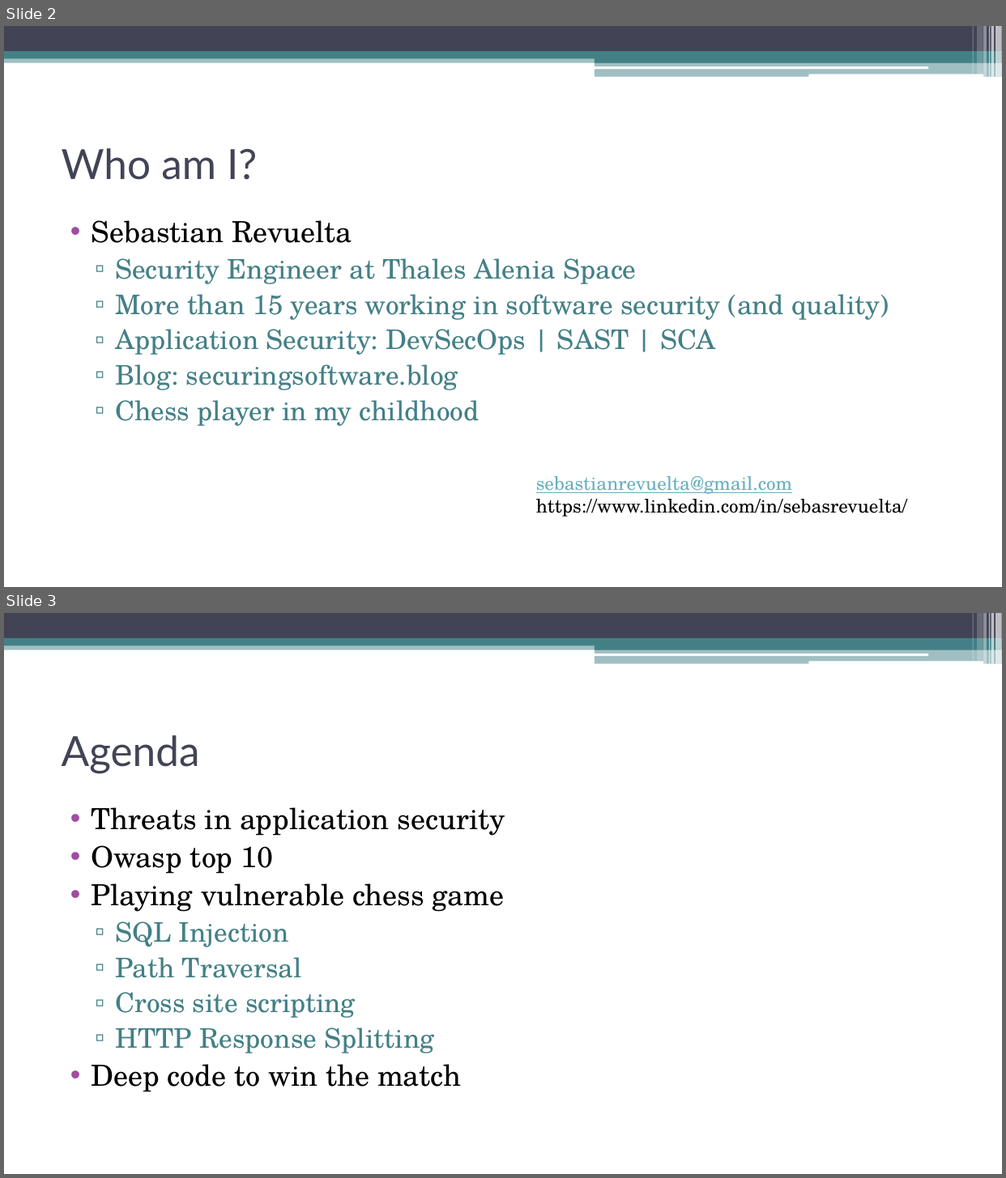
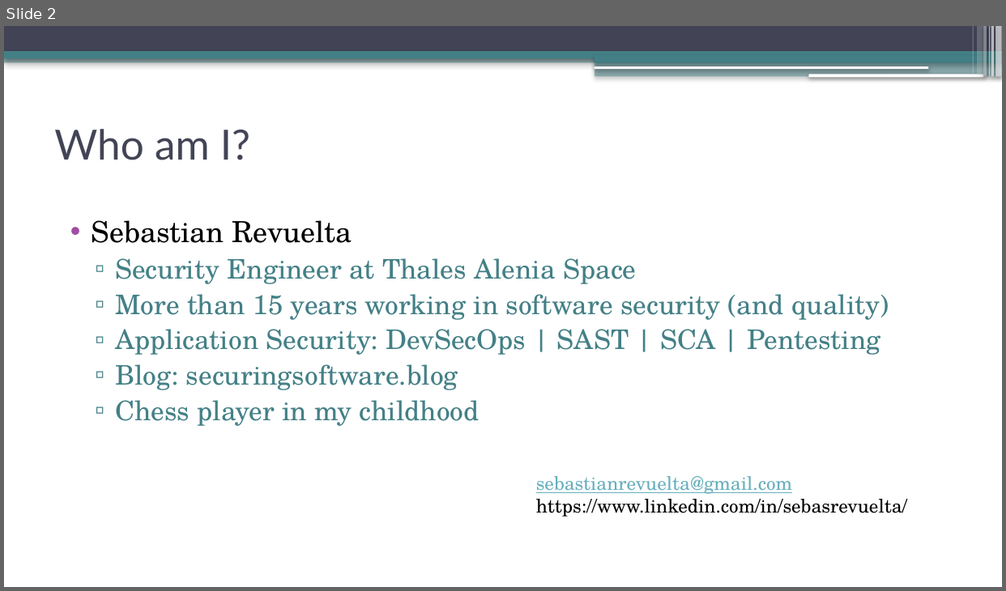
Before and after one commit to sebastianrevuelta/Chess, a slide deck: doc/Check (mate) to the vulnerabilities.pptx. Shown one above the other, each under a label of ours: slides 2 and 3 before the commit, slide 2 after it. The pictures are 1006x1178 and 1006x591 pixels, drawn with LibreOffice and Linux fonts; fonts in the diff are those of the drawing. Boxes give left, top, right and bottom in pixels: in the first picture for what was removed or moved away, otherwise in the second. Text is boxed around its words. In the diff, an @@ line names an element or a change of style, - is before the commit and + after.

```diff
--- a/doc/Check (mate) to the vulnerabilities.pptx
+++ b/doc/Check (mate) to the vulnerabilities.pptx
@@ slide 3 removed at (4,613,1002,1174), background #FFFFFF; not listed: 13 template elements that a slide beside it also shows @@
@@ title removed at (62,735,200,774) @@
-Agenda
@@ text removed at (91,807,505,1093) @@
-• Threats in application security
-• Owasp top 10
-• Playing vulnerable chess game
-  ▫ SQL Injection
-  ▫ Path Traversal
-  ▫ Cross site scripting
-  ▫ HTTP Response Splitting
-• Deep code to win the match
@@ slide 2 changed as well @@
@@ shadow on in 13 elements at (4,56,1002,62), (4,26,1002,51), (4,51,1002,59), (594,55,1002,62), (594,62,1002,77), (594,66,928,69), (809,74,983,77), (996,26,1002,77), (991,26,995,77), (989,26,990,77), (984,26,987,77), (978,26,983,74), (973,26,974,74) @@
@@ text "Who am I?": place and size @@
-text "Who am I?" at (62,148,257,180)
+text "Who am I?" at (54,129,250,160)
@@ text at (115,329,880,355): text changed @@
-  ▫ Application Security: DevSecOps | SAST | SCA
+  ▫ Application Security: DevSecOps | SAST | SCA | Pentesting
```
Also in this commit, not shown: 22 other slides changed, 12 slides added, 8 other slides removed.
